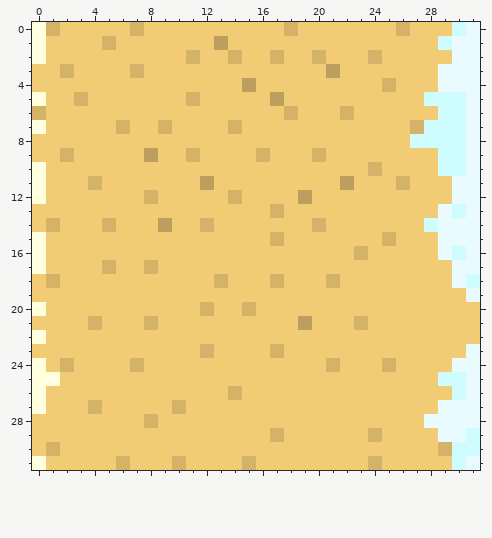
Pixel-art sprite -- images/tiles/gravel.png. That is the earlier state.
The file is 32x32 pixels. Colours within 5 levels of each other are drawn and written as one.
The result:
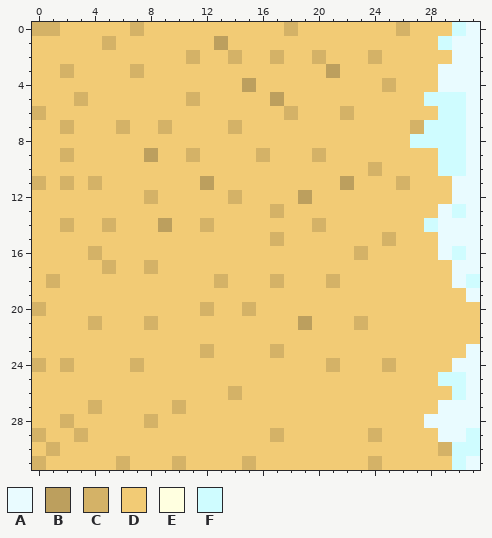
Palette (. is transparent): A #e9fbff  B #bc9f5e  C #d4b267  D #f2cb75  E #ffffe0  F #cffcff
From old to new:
y 0: x 0 E -> C
y 1..2: x 0 E -> D
y 5: x 0 E -> D
y 7: x 0 E -> D; x 2 D -> C
y 10: x 0 E -> D
y 11: x 0 E -> C; x 2 D -> C
y 12: x 0 E -> D
y 14: x 1..2 CD -> DC
y 15: x 0 E -> D
y 16: x 0 E -> D; x 4 D -> C
y 17: x 0 E -> D
y 20: x 0 E -> C
y 22: x 0 E -> D
y 24: x 0 E -> C
y 25: x 0..1 EE -> DD
y 26..27: x 0 E -> D
y 28: x 2 D -> C
y 29: x 0 D -> C; x 3 D -> C
y 31: x 0 E -> C
Pixel boxes of the changes (left, top, right, bottom) in both pictures:
changed: (32, 22, 102, 470)
